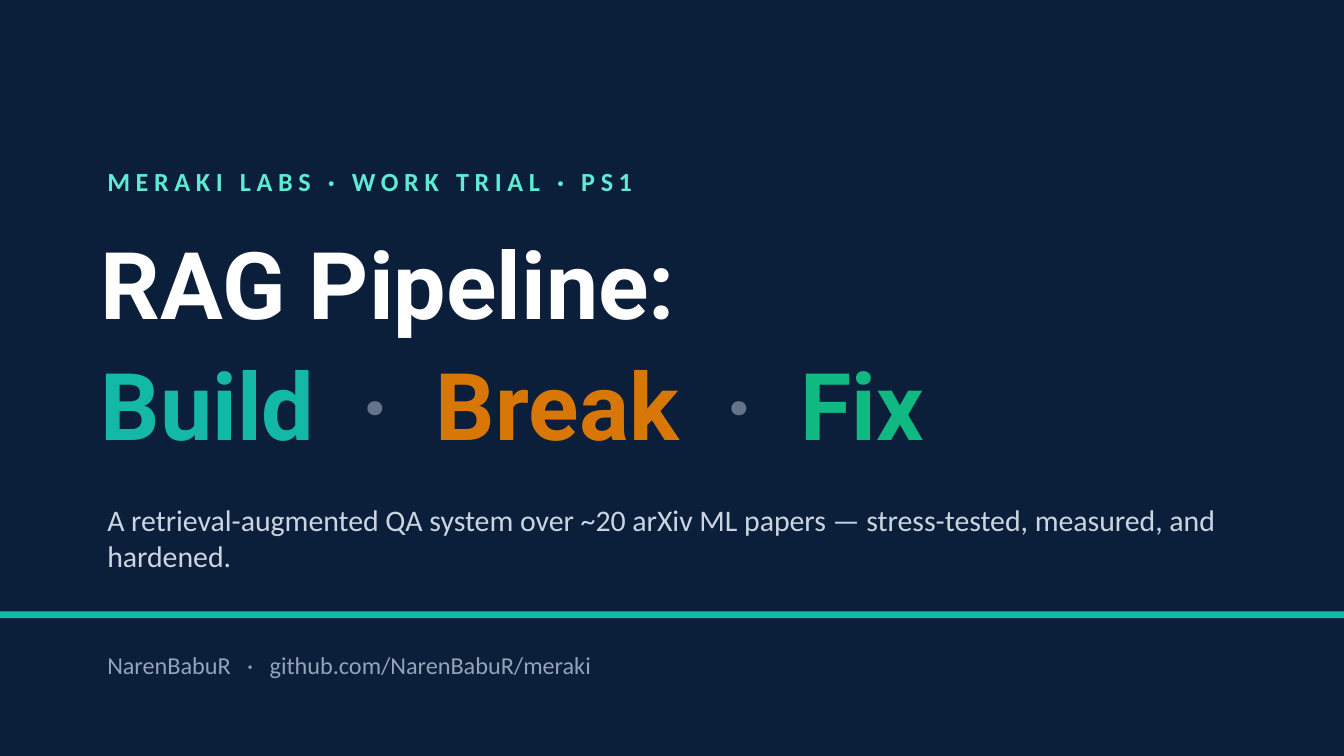
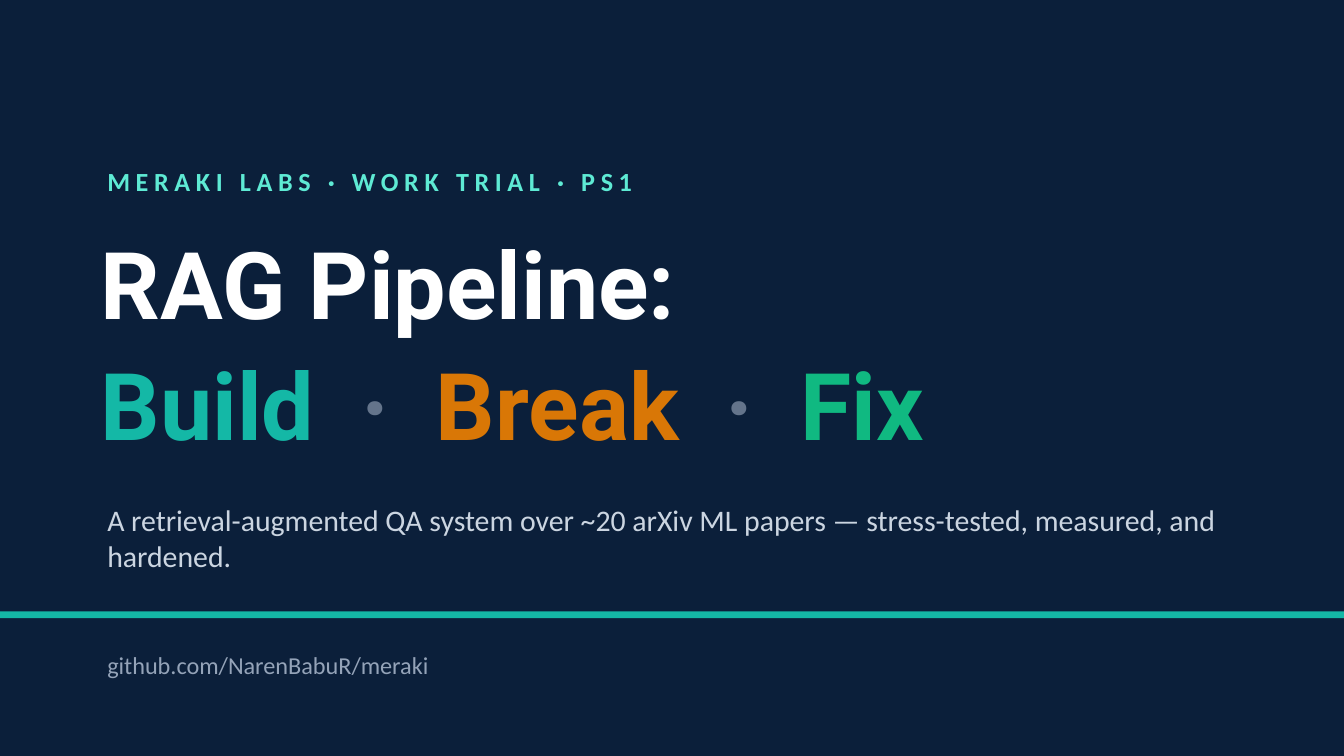
Before and after one commit to NarenBabuR/meraki, a slide deck: slide 1 of docs/RAG_Build_Break_Fix.pptx. Drawn at 1344x756 pixels with LibreOffice and Linux fonts; fonts in the diff are those of the drawing. Boxes give left, top, right and bottom in pixels: in the first picture for what was removed or moved away, otherwise in the second. Text is boxed around its words. In the diff, an @@ line names an element or a change of style, - is before the commit and + after.

```diff
--- a/docs/RAG_Build_Break_Fix.pptx
+++ b/docs/RAG_Build_Break_Fix.pptx
@@ text at [107,657,428,678]: text changed @@
-NarenBabuR · github.com/NarenBabuR/meraki
+github.com/NarenBabuR/meraki
```
Also in this commit, not shown: 1 other slide changed, 8 other files.
